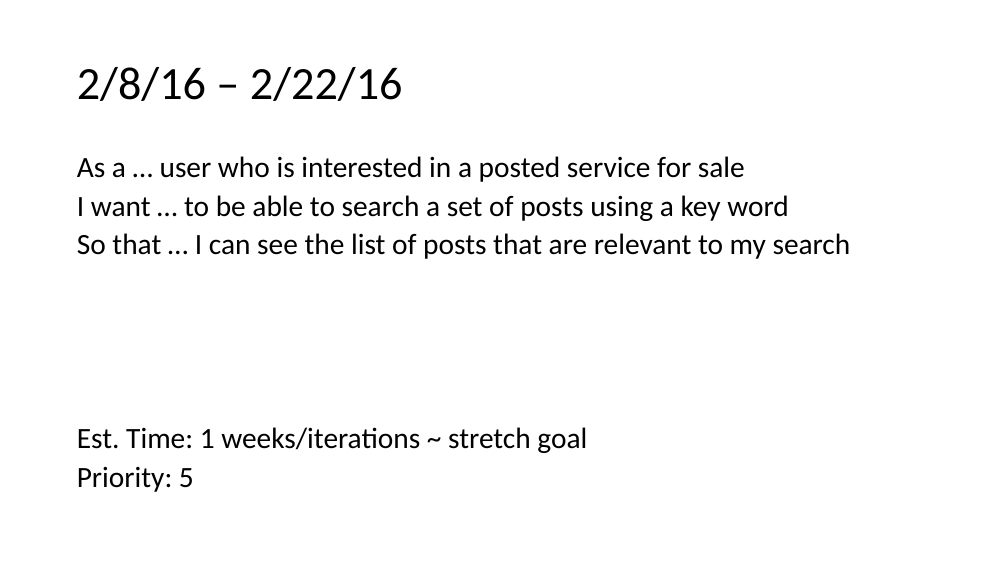
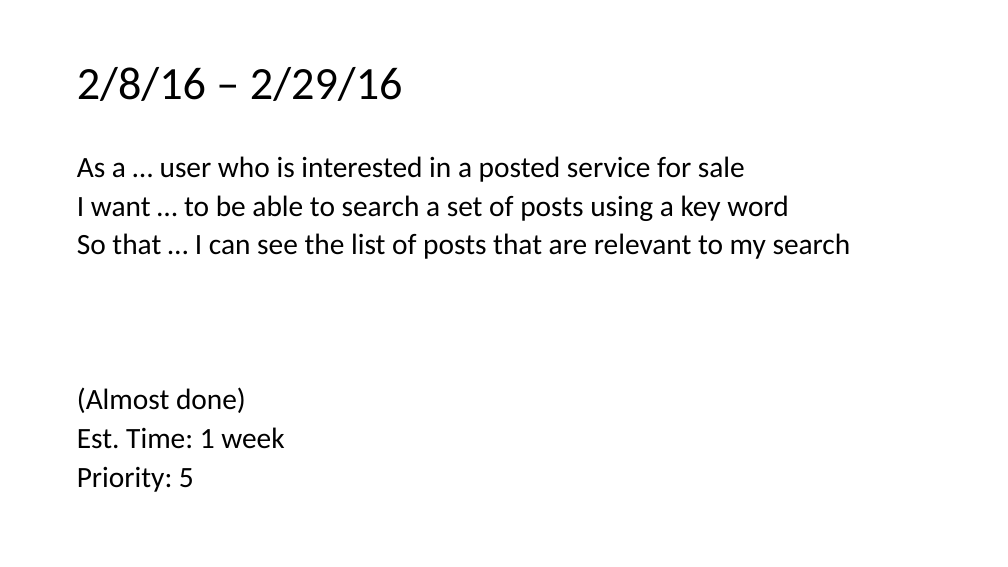
Before and after one commit to ucsdCSE110wi16/CSE110M240T11, a slide deck: slide 9 of UserStoriesV2.pptx. Drawn at 1008x567 pixels with LibreOffice and Linux fonts; fonts in the diff are those of the drawing. Boxes give left, top, right and bottom in pixels: in the first picture for what was removed or moved away, otherwise in the second. Text is boxed around its words. In the diff, an @@ line names an element or a change of style, - is before the commit and + after.

```diff
--- a/UserStoriesV2.pptx
+++ b/UserStoriesV2.pptx
@@ title at box(77, 67, 403, 101): text changed @@
-2/8/16 – 2/22/16
+2/8/16 – 2/29/16
@@ text at box(77, 387, 284, 449): text changed @@
-Est. Time: 1 weeks/iterations ~ stretch goal
+(Almost done)
+Est. Time: 1 week
```
Also in this commit, not shown: 10 other slides changed, 1 other file.
